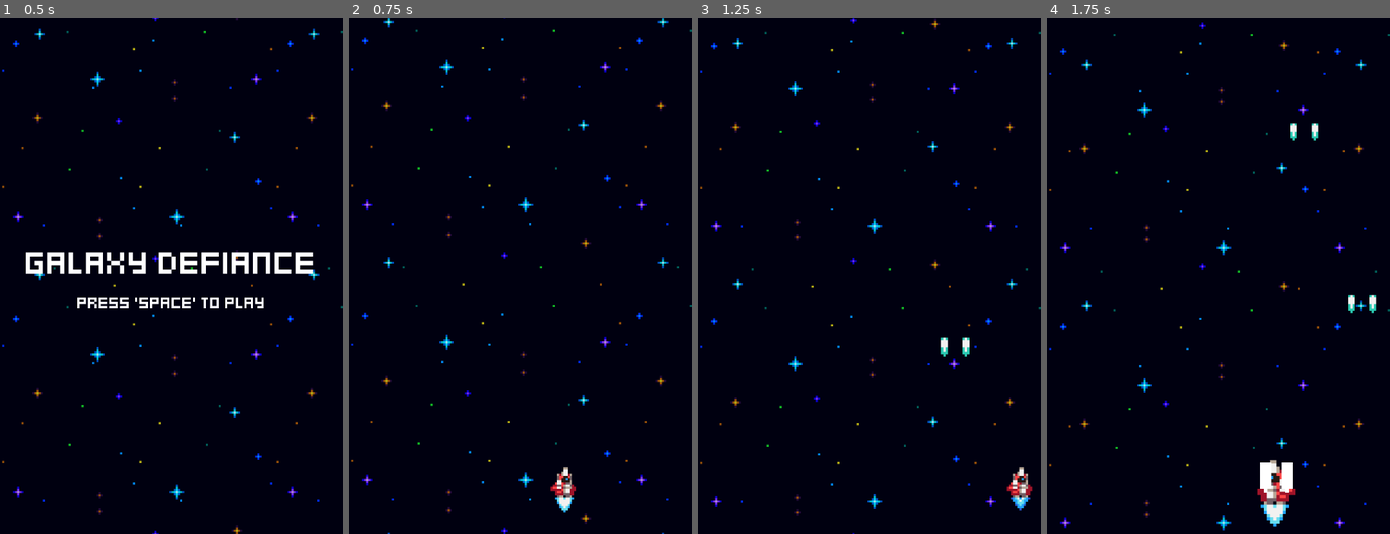
Above: before the commit, frames 1-4 (left to right).
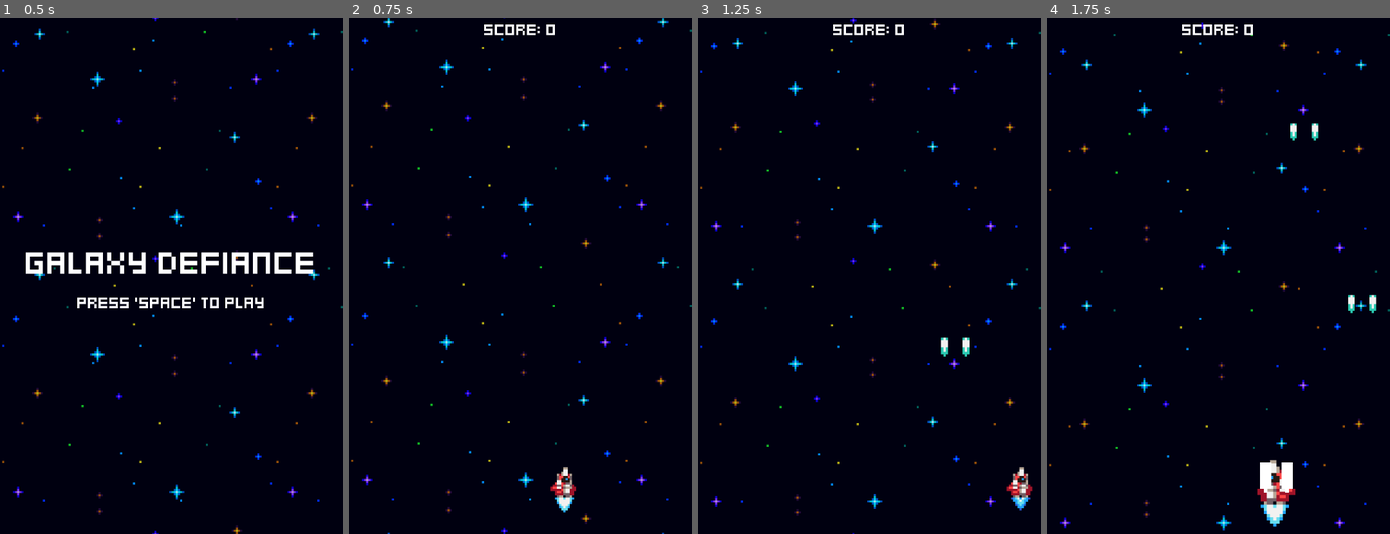
Above: after the commit, the same moments.

Repository: Nicolasult/HeartbeastShooter
Game: Godot game, scene res://menus/menu.tscn
Same seed, same stepped clock (60 frames per second), same inputs: the game is played once before the commit and once after it.
Inputs:
- Up to frame 1 (0.5 s): no input
- Up to frame 2 (0.75 s): tap Space at 0.5 s; hold Right (ui_right) from 0.53 s (still down); tap Enter (ui_accept) at 0.6 s
- Up to frame 3 (1.25 s): keep holding Right (ui_right); tap Enter (ui_accept) at 0.77, 1.07 s
- Up to frame 4 (1.75 s): release Right (ui_right) at 1.28 s; hold Left (ui_left) from 1.28 s (still down); tap Enter (ui_accept) at 1.35, 1.52 s

Frame 1 is identical in both runs. In frame 2, 0.2% of the frame differs, in the area x 39-61%, y 1-4%; in frame 3, 0.2%; in frame 4, 0.2%.

Commit message:
get score by killing enemies

Diff:
--- a/enemies/enemy.gd
+++ b/enemies/enemy.gd
@@ -9,8 +9,14 @@
 @onready var hurtbox_component: HurtboxComponent = $HurtboxComponent
 @onready var hitbox_component: HitboxComponent = $HitboxComponent
 @onready var destroyed_component: DestroyedComponent = $DestroyedComponent
+@onready var score_component: ScoreComponent = $ScoreComponent
+
 
 func _ready() -> void:
+	stats_component.no_health.connect(func():
+		score_component.adjust_score()
+		)
+
 	visible_on_screen_notifier_2d.screen_exited.connect(queue_free)
 	hurtbox_component.hurt.connect(func(_hitbox: HitboxComponent):
 		scale_component.tween_scale()
--- a/enemies/enemy.tscn
+++ b/enemies/enemy.tscn
@@ -12,6 +12,8 @@
 [ext_resource type="Script" uid="uid://cl00k6aq4utvt" path="res://components/spawner_component.gd" id="10_g67el"]
 [ext_resource type="PackedScene" uid="uid://sf0qgxqfbjc4" path="res://effects/explosion_effect.tscn" id="11_ccbdt"]
 [ext_resource type="Script" uid="uid://i7f5gor7yerx" path="res://components/destroyed_component.gd" id="12_ccbdt"]
+[ext_resource type="Script" uid="uid://cvevm21kd57qv" path="res://components/score_component.gd" id="13_mgey2"]
+[ext_resource type="Resource" uid="uid://cl2q1dwqxna7q" path="res://game_stats.tres" id="14_cjbay"]
 
 [node name="Enemy" type="Node2D"]
 script = ExtResource("1_3t1x0")
@@ -69,3 +71,8 @@
 stats_component = NodePath("../StatsComponent")
 destroy_effect_spawner_component = NodePath("../SpawnerComponent")
 metadata/_custom_type_script = "uid://i7f5gor7yerx"
+
+[node name="ScoreComponent" type="Node" parent="."]
+script = ExtResource("13_mgey2")
+game_stats = ExtResource("14_cjbay")
+metadata/_custom_type_script = "uid://cvevm21kd57qv"
--- a/world.gd
+++ b/world.gd
@@ -1,9 +1,18 @@
 extends Node2D
 
+@export var game_stats: GameStats
+
 @onready var ship: Node2D = $Ship
+@onready var score_label: Label = $ScoreLabel
 
 func _ready() -> void:
+	update_score_label(game_stats.score)
+	game_stats.score_changed.connect(update_score_label)
+
 	ship.tree_exiting.connect(func():
 		await get_tree().create_timer(1).timeout
 		get_tree().change_scene_to_file("res://menus/game_over.tscn")
 		)
+
+func update_score_label(new_score: int) -> void:
+	score_label.text = "Score: " + str(new_score)
--- a/world.tscn
+++ b/world.tscn
@@ -1,12 +1,19 @@
-[gd_scene load_steps=5 format=3 uid="uid://dc45bwdglrbae"]
+[gd_scene load_steps=8 format=3 uid="uid://dc45bwdglrbae"]
 
 [ext_resource type="Script" uid="uid://c4spmo3fdhlgi" path="res://world.gd" id="1_aqk2v"]
 [ext_resource type="PackedScene" uid="uid://cnmf5qa3051nn" path="res://player_ship/ship.tscn" id="1_f3sb7"]
 [ext_resource type="PackedScene" uid="uid://cxx3e1qdg4n7w" path="res://effects/space_background.tscn" id="1_fj7yv"]
+[ext_resource type="Resource" uid="uid://cl2q1dwqxna7q" path="res://game_stats.tres" id="2_dwbse"]
 [ext_resource type="PackedScene" uid="uid://d3d34xefop54e" path="res://enemies/enemy_generator.tscn" id="3_tlwt5"]
+[ext_resource type="FontFile" uid="uid://bv1e230skau5j" path="res://fonts/default_label_settings.tres" id="5_036b0"]
+
+[sub_resource type="LabelSettings" id="LabelSettings_dwbse"]
+font = ExtResource("5_036b0")
+font_size = 8
 
 [node name="World" type="Node2D"]
 script = ExtResource("1_aqk2v")
+game_stats = ExtResource("2_dwbse")
 
 [node name="SpaceBackground" parent="." instance=ExtResource("1_fj7yv")]
 
@@ -16,5 +23,9 @@
 [node name="EnemyGenerator" parent="." instance=ExtResource("3_tlwt5")]
 
 [node name="ScoreLabel" type="Label" parent="."]
-offset_right = 40.0
-offset_bottom = 23.0
+offset_right = 160.0
+offset_bottom = 10.0
+text = "SCORE"
+label_settings = SubResource("LabelSettings_dwbse")
+horizontal_alignment = 1
+vertical_alignment = 1
Not shown: 1 places in enemies/enemy.tscn that only renumber resources
